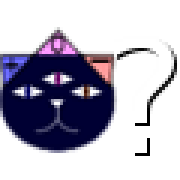
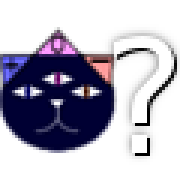
Comparing the layer stacks of the two w=180, h=180 images. Changes:
added layer "Drop Shadow" (59%) above "? #1" over box(105, 27, 180, 162)
